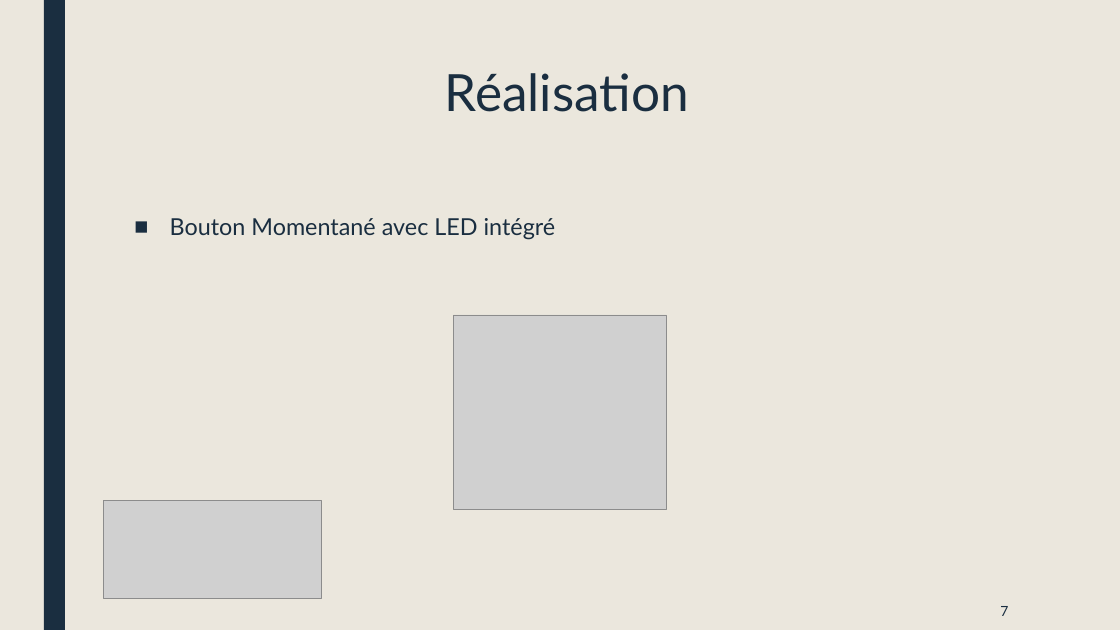
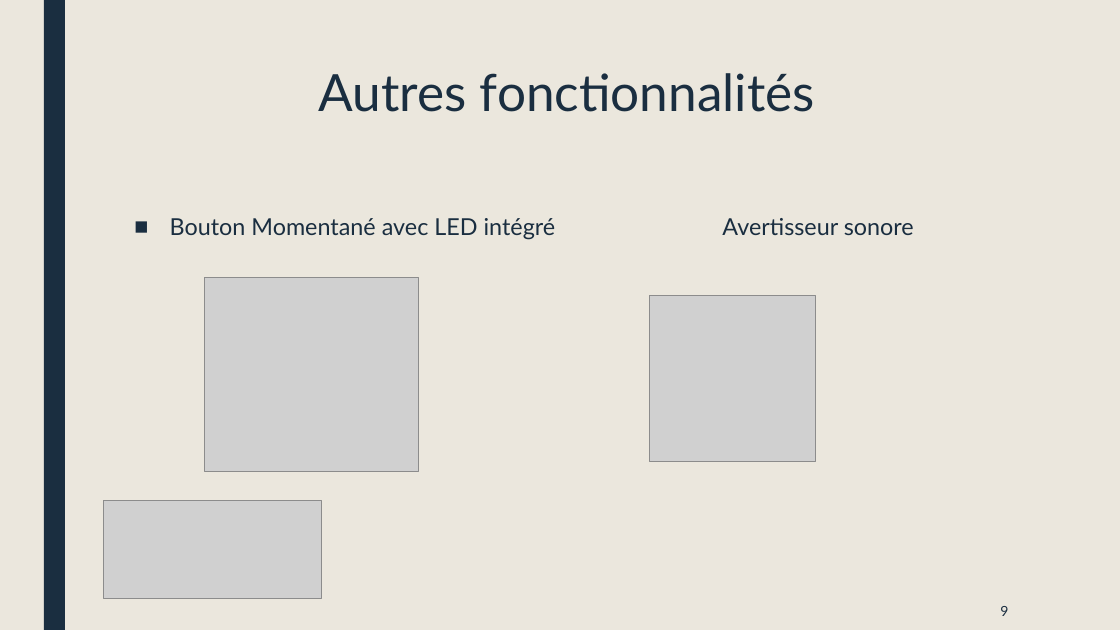
Before and after one commit to JombartOlivier/Isenprotect, a slide deck: slide 9 of Présentation/Présentation 27_02_2018.pptx (slide 7 before the commit). Drawn at 1120x630 pixels with LibreOffice and Linux fonts; fonts in the diff are those of the drawing; grey boxes stand for pictures. Boxes give left, top, right and bottom in pixels: in the first picture for what was removed or moved away, otherwise in the second. Text is boxed around its words. In the diff, an @@ line names an element or a change of style, - is before the commit and + after.

```diff
--- a/Présentation/Présentation 27_02_2018.pptx
+++ b/Présentation/Présentation 27_02_2018.pptx
@@ title at [319,73,815,112]: text changed @@
-Réalisation
+Autres fonctionnalités
@@ text at [170,218,914,240]: text changed @@
-■ Bouton Momentané avec LED intégré
+■ Bouton Momentané avec LED intégré Avertisseur sonore
@@ picture: place and size @@
-picture at [454,315,667,509]
+picture at [205,277,418,471]
@@ picture added at [649,296,816,462] @@
@@ page number at [1000,606,1008,616]: text changed @@
-7
+9
```
Also in this commit, not shown: 6 other slides changed, 2 slides added, 3 slides removed, 1 other file.
